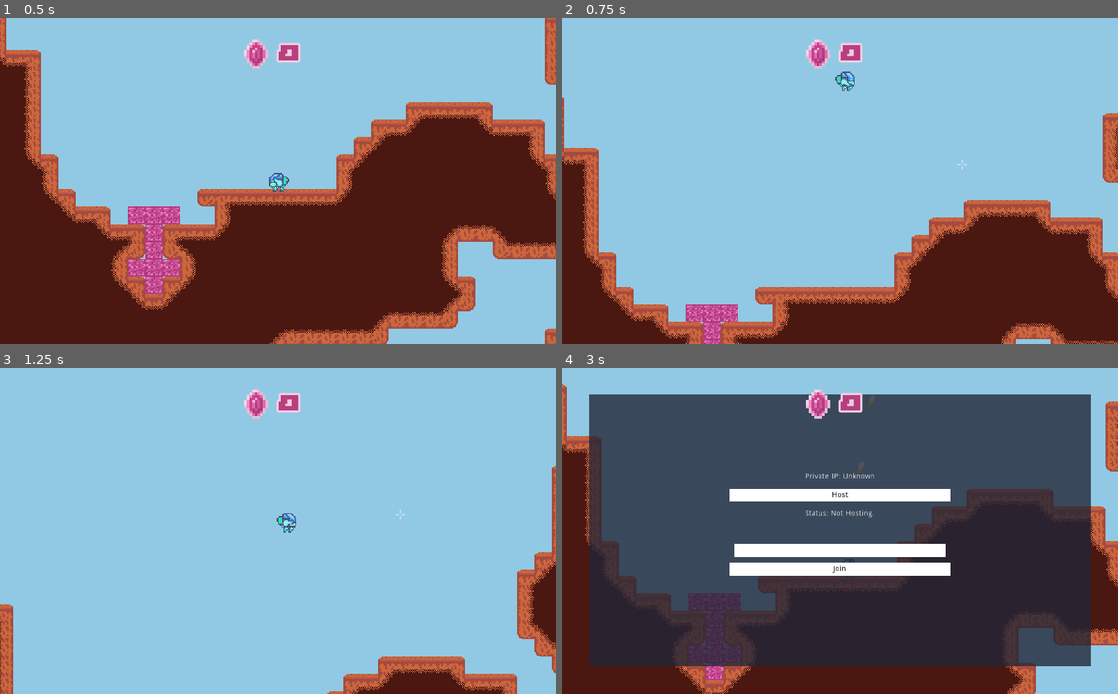
Above: before the commit, frames 1-4 (two rows, left to right).
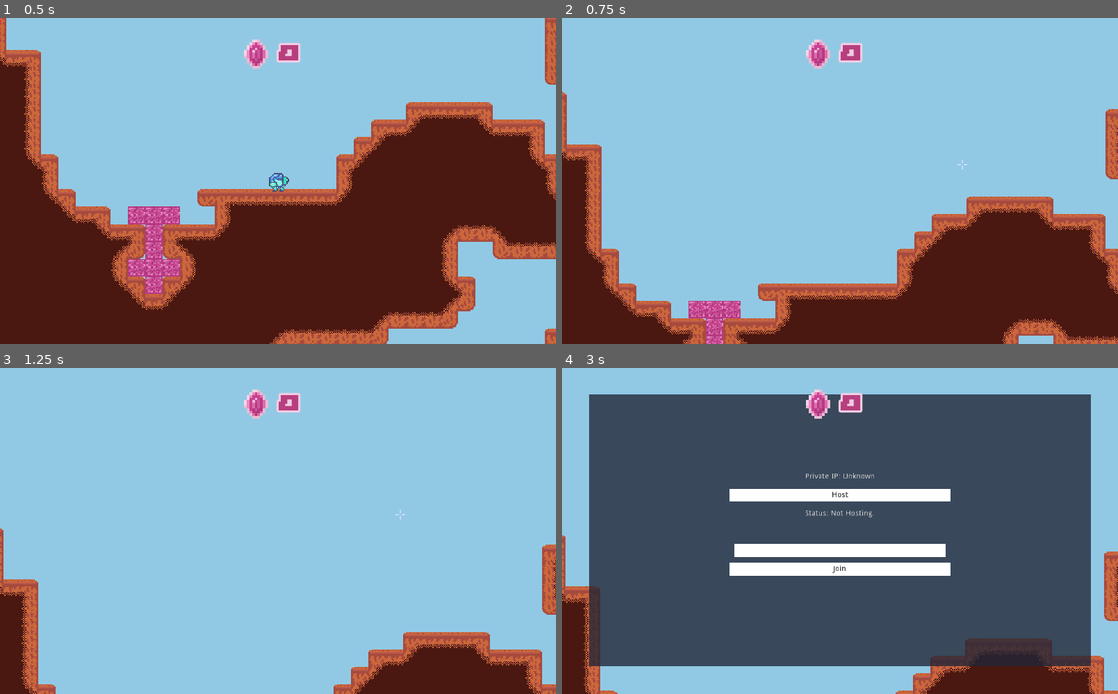
Above: after the commit, the same moments.

Repository: MichaelRRyan/Mecha-Miners
Game: Godot game, scene res://scenes/Gameplay.tscn
Same seed, same stepped clock (60 frames per second), same inputs: the game is played once before the commit and once after it.
Inputs (mouse positions are in pixels of both pictures, inside the frame that each line leads up to):
- Up to frame 1 (0.5 s): no input
- Up to frame 2 (0.75 s): tap Enter at 0.5 s; move the mouse to (962, 164) at 0.52 s; hold D (move_right) from 0.53 s (still down); hold W (jump) from 0.53 s (still down); tap K at 0.6 s
- Up to frame 3 (1.25 s): keep holding D (move_right); keep holding W (jump)
- Up to frame 4 (3 s): move the mouse to (728, 547) at 1.27 s; release D (move_right) at 1.28 s; release W (jump) at 1.28 s; hold A (move_left) 1.28-2.03 s; tap W (jump) at 1.35, 1.52, 1.82, 2.3 s; tap K at 1.55 s; move the mouse to (895, 459) at 2.02 s; press the mouse at (895, 459) at 2.03 s; hold D (move_right) from 2.03 s (still down); move the mouse to (812, 596) at 2.77 s; release the mouse at (812, 596) at 2.78 s; tap H (toggle_network_panel) at 2.85 s

Frame 1 is identical in both runs. In frame 2, 7.6% of the frame differs, in the area x 0-100%, y 16-100%; in frame 3, 9.0%; in frame 4, 42%, in the area x 0-100%, y 4-100%.

Commit message:
Completed crystal drop on death and added respawn timer

Diff:
--- a/scenes/Player.tscn
+++ b/scenes/Player.tscn
@@ -25,6 +25,10 @@
 atlas = ExtResource( 1 )
 region = Rect2( 96, 96, 32, 32 )
 
+[sub_resource type="AtlasTexture" id=11]
+atlas = ExtResource( 1 )
+region = Rect2( 64, 64, 32, 32 )
+
 [sub_resource type="AtlasTexture" id=3]
 atlas = ExtResource( 1 )
 region = Rect2( 0, 96, 32, 32 )
@@ -41,10 +45,6 @@
 atlas = ExtResource( 1 )
 region = Rect2( 96, 96, 32, 32 )
 
-[sub_resource type="AtlasTexture" id=11]
-atlas = ExtResource( 1 )
-region = Rect2( 64, 64, 32, 32 )
-
 [sub_resource type="SpriteFrames" id=12]
 animations = [ {
 "frames": [ SubResource( 2 ) ],
@@ -57,15 +57,15 @@
 "name": "walk_reversed",
 "speed": 10.0
 }, {
+"frames": [ SubResource( 11 ) ],
+"loop": true,
+"name": "jump",
+"speed": 5.0
+}, {
 "frames": [ SubResource( 3 ), SubResource( 4 ), SubResource( 5 ), SubResource( 6 ) ],
 "loop": true,
 "name": "walk",
 "speed": 10.0
-}, {
-"frames": [ SubResource( 11 ) ],
-"loop": true,
-"name": "jump",
-"speed": 5.0
 } ]
 
 [sub_resource type="CapsuleShape2D" id=13]
--- a/scripts/CrystalShard.gd
+++ b/scripts/CrystalShard.gd
@@ -9,11 +9,6 @@
 func _ready():
 	$ShadowSprite.hide()
 	$PickupParticles.restart()
-
-
-func spawn(_position):
-	position = _position
-	velocity = Vector2(rand_range(-50, 50), rand_range(-10, -70))
 
 
 func _physics_process(delta):
--- a/scripts/Player.gd
+++ b/scripts/Player.gd
@@ -243,6 +243,10 @@
 func die():
 	respawning = true
 
+	set_process(false)
+	set_physics_process(false)
+	hide()
+
 	var terrains = get_tree().get_nodes_in_group("terrain")
 	if terrains and not terrains.empty():
 
@@ -272,8 +276,12 @@
 
 
 # -----------------------------------------------------------------------------
-func set_respawning(flag):
-	respawning = flag
-
-
-# -----------------------------------------------------------------------------
+func respawn_complete():
+	respawning = false
+
+	set_process(true)
+	set_physics_process(true)
+	show()
+
+
+# -----------------------------------------------------------------------------
--- a/scripts/PlayerManager.gd
+++ b/scripts/PlayerManager.gd
@@ -62,7 +62,18 @@
 func _on_player_died(player : Node2D):
 	player.position = spawn_point
 	player.health = base_player_health
-	player.call_deferred("set_respawning", false)
+
+	var respawn_timer = Timer.new()
+	add_child(respawn_timer)
+	respawn_timer.connect("timeout", self, "_on_respawn_timer_timout",
+		[player, respawn_timer])
+	respawn_timer.start(3.0)
 
 
 # -----------------------------------------------------------------------------
+func _on_respawn_timer_timout(player : Node2D, respawn_timer : Timer):
+	player.respawn_complete()
+	respawn_timer.queue_free()
+
+
+# -----------------------------------------------------------------------------
--- a/scripts/Terrain.gd
+++ b/scripts/Terrain.gd
@@ -96,7 +96,8 @@
 	var type = get_cellv(tile_position)
 
 	if TileType.Crystal == type:
-		spawn_crystals(tile_position * 16.0 + Vector2(8.0, 9.0), randi() % 5 + 1)
+		spawn_crystals(tile_position * 16.0 + Vector2(8.0, 9.0),
+			randi() % 5 + 1)
 
 	# Removes the cell and updates the surrounding cells.
 	set_cellv(tile_position, -1)
@@ -111,8 +112,9 @@
 func spawn_crystals(_position, amount):
 	for _i in range(amount):
 		var crystal = CrystalShard.instance()
-		crystal.spawn(_position)
 		add_child(crystal)
+		crystal.position = _position
+		crystal.velocity = Vector2(rand_range(-50, 50), rand_range(-100, -10))
 
 
 # -----------------------------------------------------------------------------
